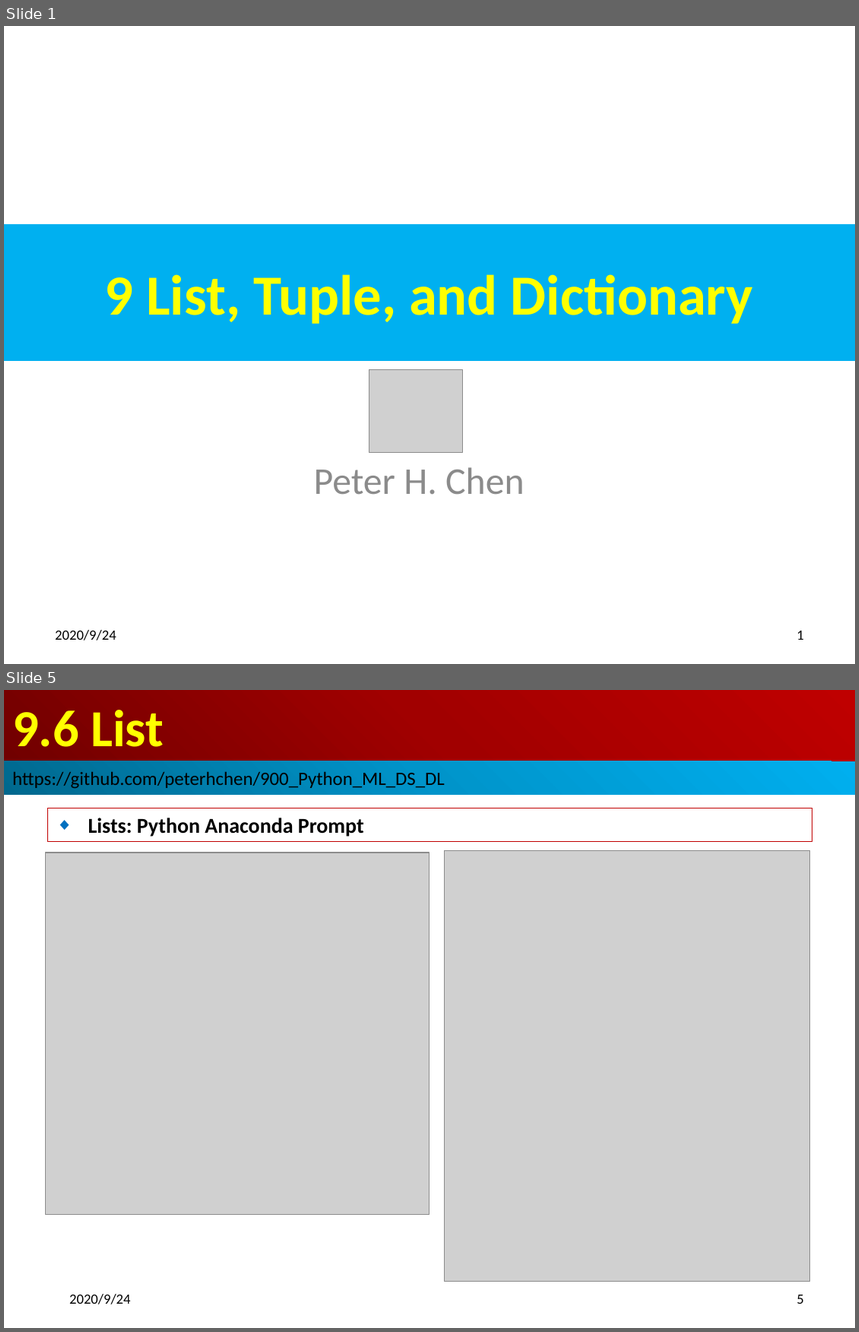
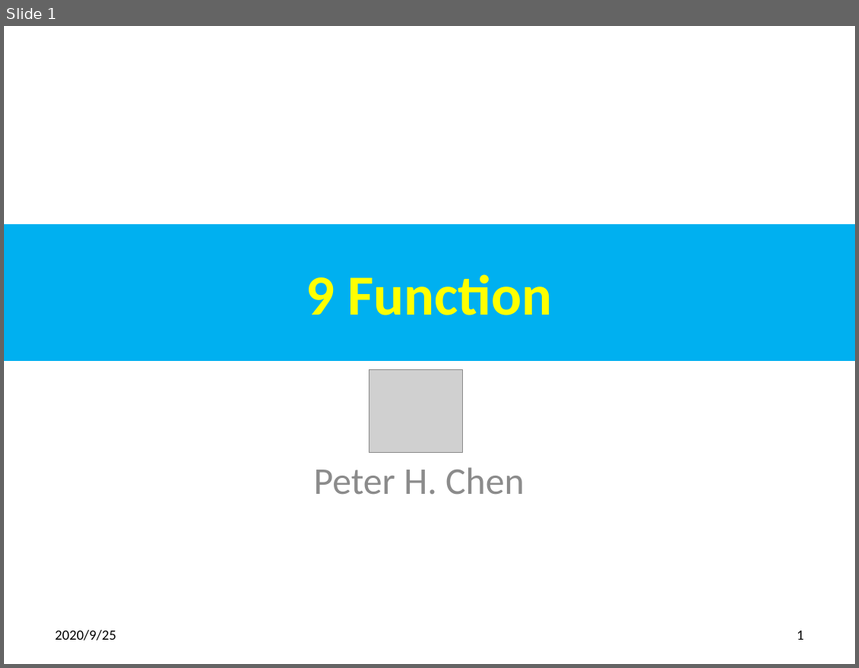
Before and after one commit to peterhchen/900_Python_ML_DS_DL, a slide deck: 009_Function.pptx. Shown one above the other, each under a label of ours: slides 1 and 5 before the commit, slide 1 after it; the slides between them are not shown. The pictures are 859x1332 and 859x668 pixels, drawn with LibreOffice and Linux fonts; fonts in the diff are those of the drawing; grey boxes stand for pictures. Boxes give left, top, right and bottom in pixels: in the first picture for what was removed or moved away, otherwise in the second. Text is boxed around its words. In the diff, an @@ line names an element or a change of style, - is before the commit and + after.

```diff
--- a/009_Function.pptx
+++ b/009_Function.pptx
@@ slide 5 removed at [4,690,855,1328], background #FFFFFF @@
@@ title removed at [4,690,855,761] @@
-9.6 List
@@ rectangle removed at [4,761,855,795] @@
-https://github.com/peterhchen/900_Python_ML_DS_DL
@@ subtitle removed at [47,809,813,841] @@
-◆ Lists: Python Anaconda Prompt
@@ picture removed at [46,853,430,1214] @@
@@ picture removed at [444,851,810,1281] @@
@@ text removed at [69,1294,131,1305] @@
-2020/9/24
@@ page number removed at [797,1295,804,1304] @@
-5
@@ slide 1 changed as well @@
@@ title at [306,275,552,316]: text changed @@
-9 List, Tuple, and Dictionary
+9 Function
@@ text at [55,630,116,641]: text changed @@
-2020/9/24
+2020/9/25
```
Also in this commit, not shown: 4 other slides changed, 12 other slides removed, 2 other files.
